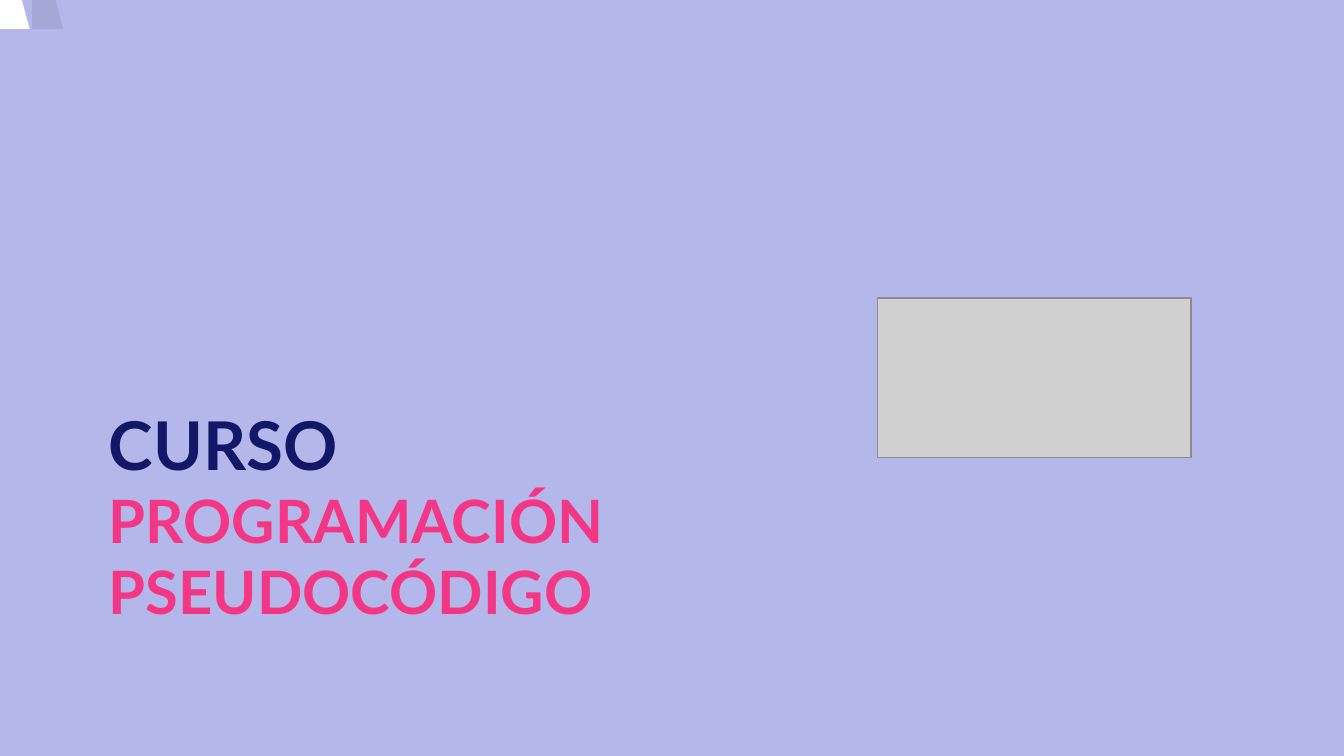
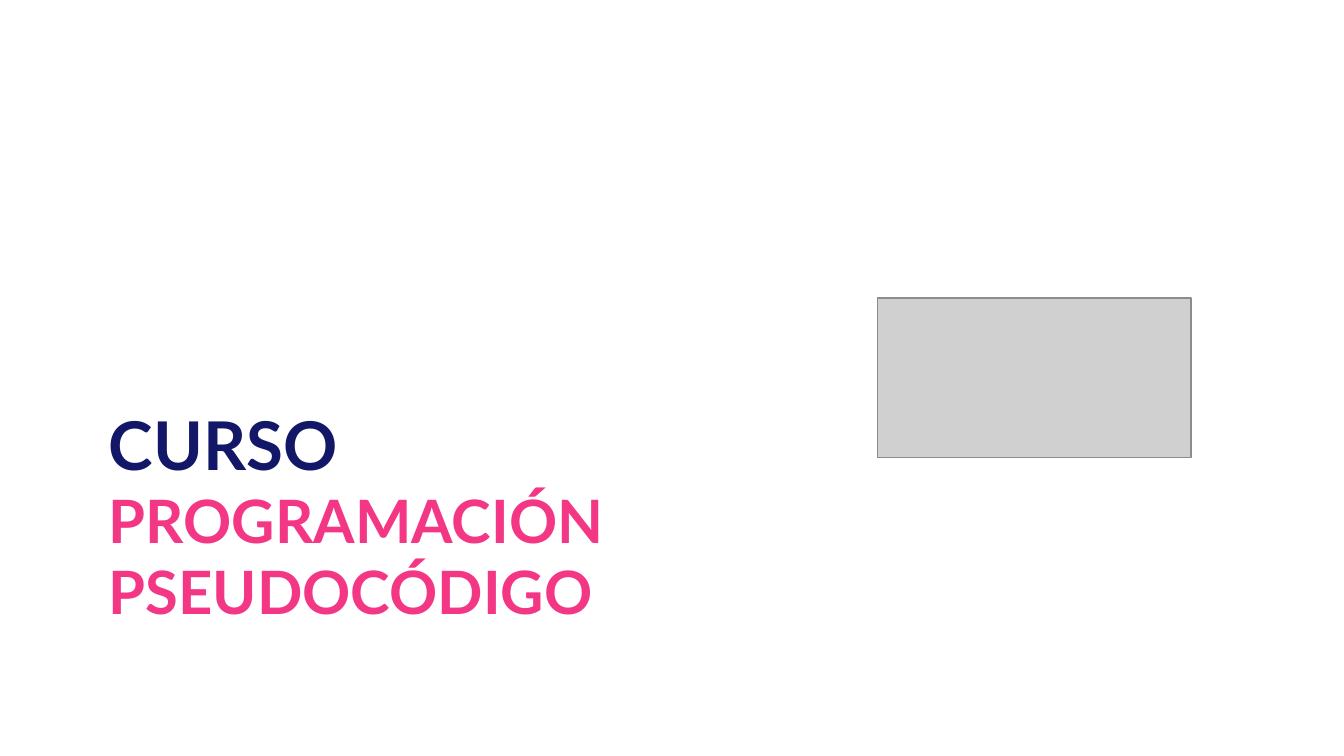
Before and after one commit to josedom24/tallerprogramacion, a slide deck: slide 1 of curso/u1/u1.odp. Drawn at 1344x756 pixels with LibreOffice and Linux fonts; fonts in the diff are those of the drawing; grey boxes stand for pictures; background and template pictures are left out. Boxes give left, top, right and bottom in pixels: in the first picture for what was removed or moved away, otherwise in the second. Text is boxed around its words. In the diff, an @@ line names an element or a change of style, - is before the commit and + after.

```diff
--- a/curso/u1/u1.odp
+++ b/curso/u1/u1.odp
@@ background #B3B7E9 to picture (left out) @@
@@ freeform shape removed at (0, 0, 774, 756) @@
@@ freeform shape removed at (32, 0, 808, 756) @@
```
Also in this commit, not shown: 4 other slides changed, 1 slide added, 1 slide removed, 3 other files.
